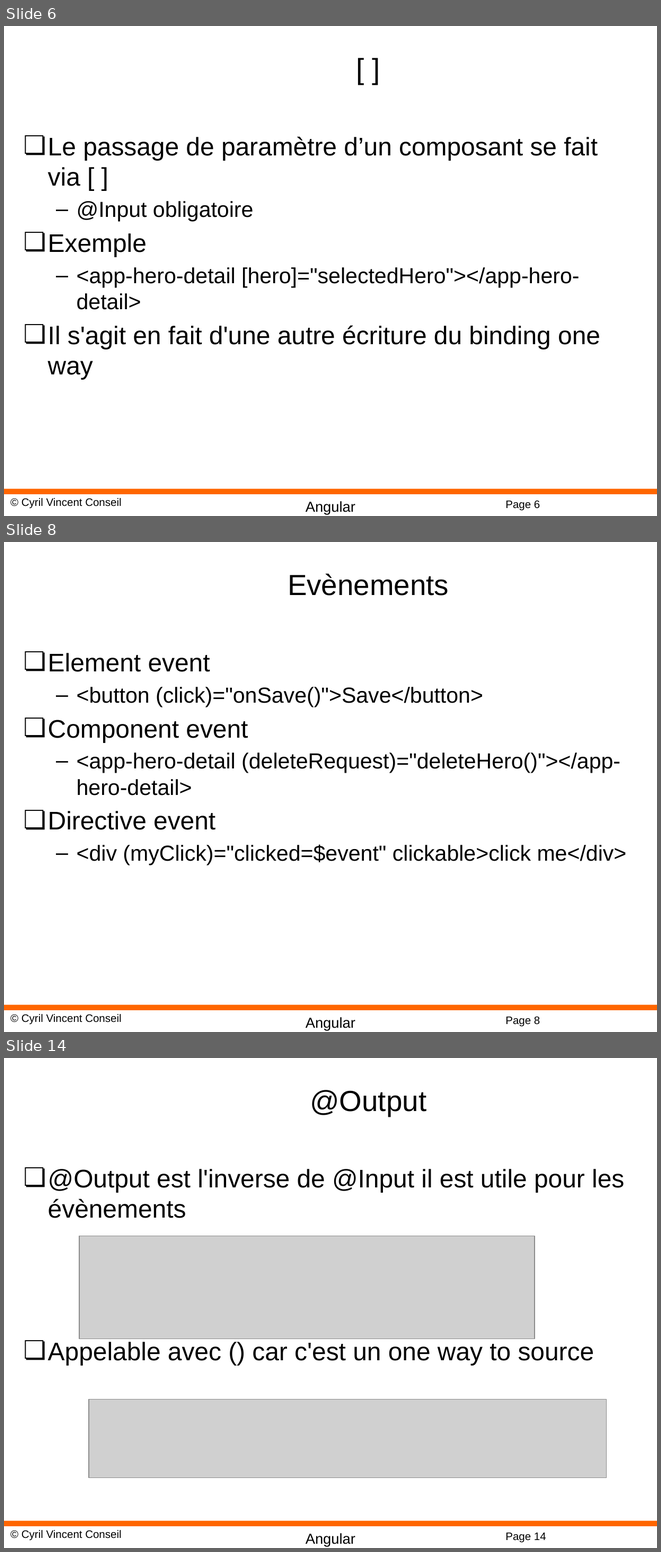
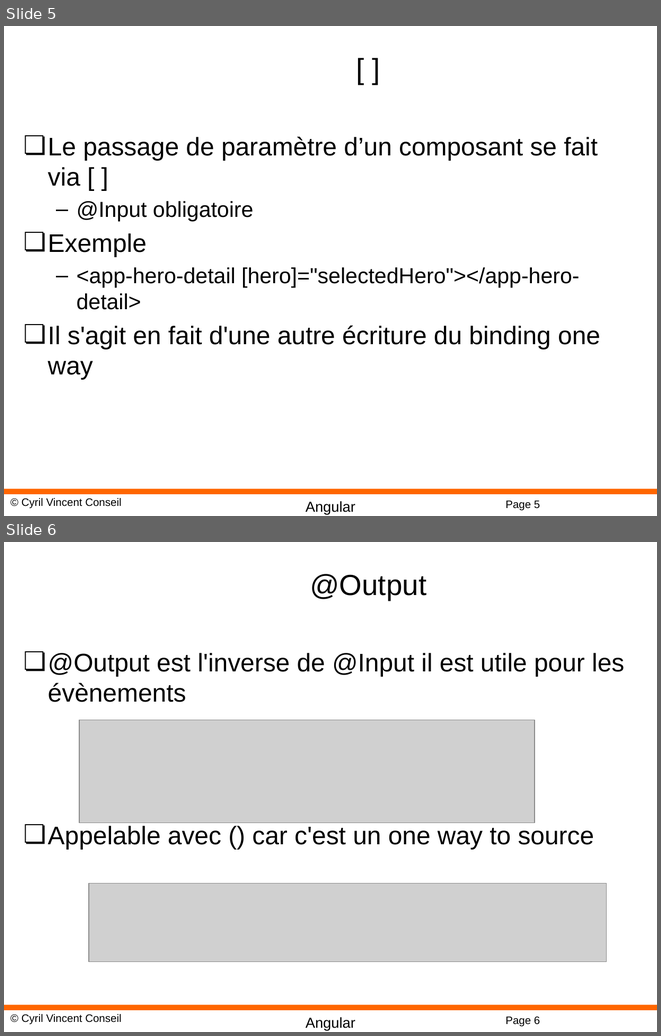
Before and after one commit to cyrilvincent/angular, a slide deck: PPT/Angular12-Components.pptx. Shown one above the other, each under a label of ours: slides 6, 8 and 14 before the commit, slides 5 and 6 after it; the slides between them are not shown. The pictures are 661x1552 and 661x1036 pixels, drawn with LibreOffice and Linux fonts; fonts in the diff are those of the drawing; grey boxes stand for pictures; background and template pictures are left out. Boxes give left, top, right and bottom in pixels: in the first picture for what was removed or moved away, otherwise in the second. Text is boxed around its words. In the diff, an @@ line names an element or a change of style, - is before the commit and + after.

```diff
--- a/PPT/Angular12-Components.pptx
+++ b/PPT/Angular12-Components.pptx
@@ slide 8 removed at (x1=4, y1=542, x2=657, y2=1032), background #FFFFFF; not listed: 4 template elements that a slide beside it also shows @@
@@ title removed at (x1=288, y1=573, x2=449, y2=596) @@
-Evènements
@@ text removed at (x1=48, y1=653, x2=627, y2=865) @@
-❏ Element event
-  – <button (click)="onSave()">Save</button>
-❏ Component event
-  – <app-hero-detail (deleteRequest)="deleteHero()"></app-hero-detail>
-❏ Directive event
-  – <div (myClick)="clicked=$event" clickable>click me</div>
@@ what was slide 6 is now slide 5 @@
@@ page number at (x1=505, y1=500, x2=540, y2=510): text changed @@
-Page 6
+Page 5
@@ what was slide 14 is now slide 6 @@
@@ page number at (x1=505, y1=1016, x2=540, y2=1026): text changed @@
-Page 14
+Page 6
```
Also in this commit, not shown: 3 slides changed, 6 other slides removed, 51 other files.
